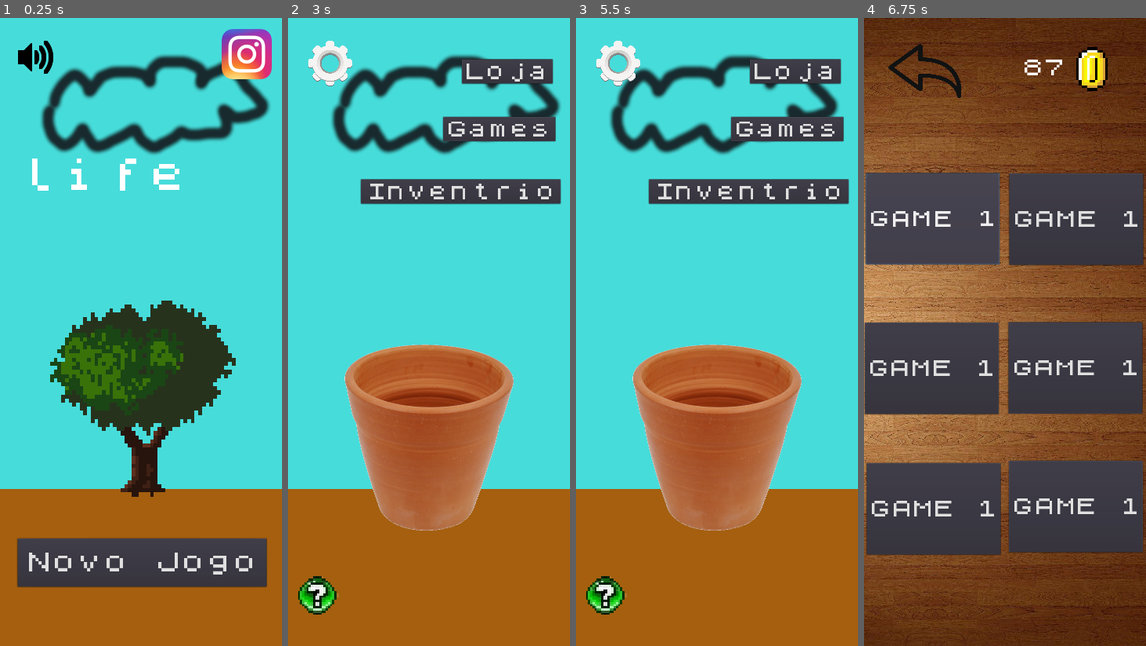
Above: before the commit, frames 1-4 (left to right).
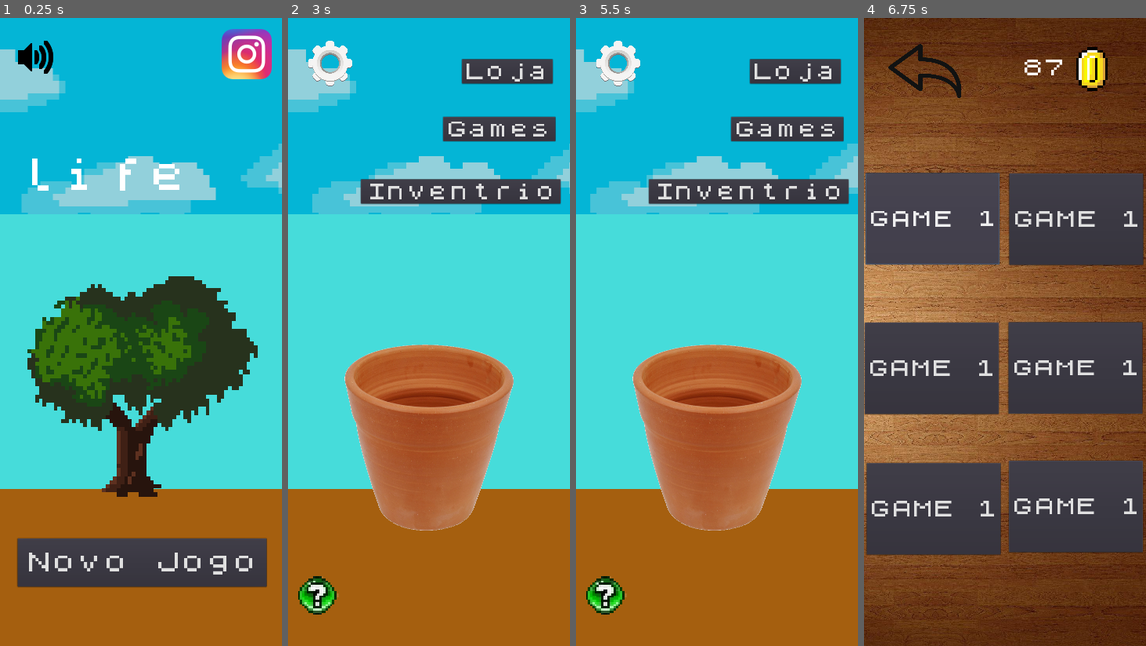
Above: after the commit, the same moments.

Repository: mantuoliveira/ehorta
Game: Godot game, scene res://Scenes/Welcome.tscn
Same seed, same stepped clock (60 frames per second), same inputs: the game is played once before the commit and once after it. The engine's default icon, where the game draws it, is replaced by a stand-in: a white triangle on a blue panel in a dark square. Sound files missing from this copy of the repository are replaced by a short silence.
Inputs (mouse positions are in pixels of both pictures, inside the frame that each line leads up to):
- Up to frame 1 (0.25 s): no input
- Up to frame 2 (3 s): click "Novo Jogo" at 0.5 s; click "Loja" at 1.25 s; click "Comprar 1" at 2 s; click (350, 68) at 2.75 s
- Up to frame 3 (5.5 s): click "Loja" at 3.5 s; click "Comprar 1" at 4.25 s; click (638, 68) at 5 s
- Up to frame 4 (6.75 s): click "Games" at 5.75 s; click "GAME 1" at 6.5 s

The runs differ from the first frame. In frame 1, 38% of the frame differs, in the area x 0-100%, y 0-77%; in frame 2, 25%; in frame 3, 25%; in frame 4, nothing differs.

Commit message:
Novos sprites

Diff:
--- a/Scenes/Welcome.tscn
+++ b/Scenes/Welcome.tscn
@@ -62,7 +62,7 @@
 scale = Vector2( 9.46611, 10.4112 )
 frames = SubResource( 1 )
 animation = "growth"
-frame = 3
+frame = 4
 playing = true
 
 [node name="EnterGame" type="Button" parent="."]
Binary file changed: Images/Backgrounds/bg_top.png
Binary file added: Images/Backgrounds/cenário1 grama.png
Not shown, added: Images/Backgrounds/cenário1 grama.png.import
Binary file added: Images/Icons/botão.png
Not shown, added: Images/Icons/botão.png.import
